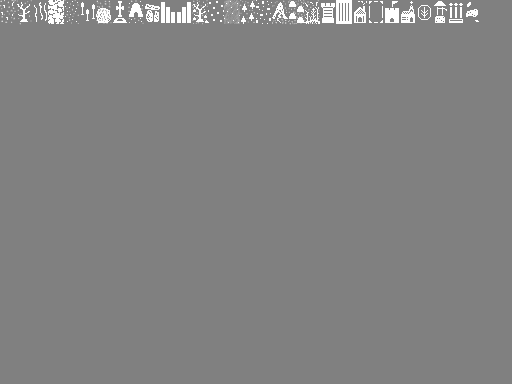
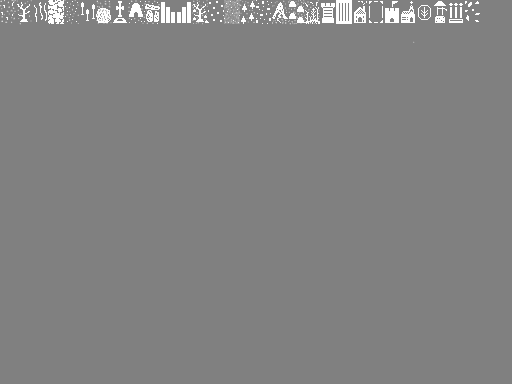
Layer changes from the first (512, 384) image to the second:
painted on "Background" over [143, 0, 480, 43]
